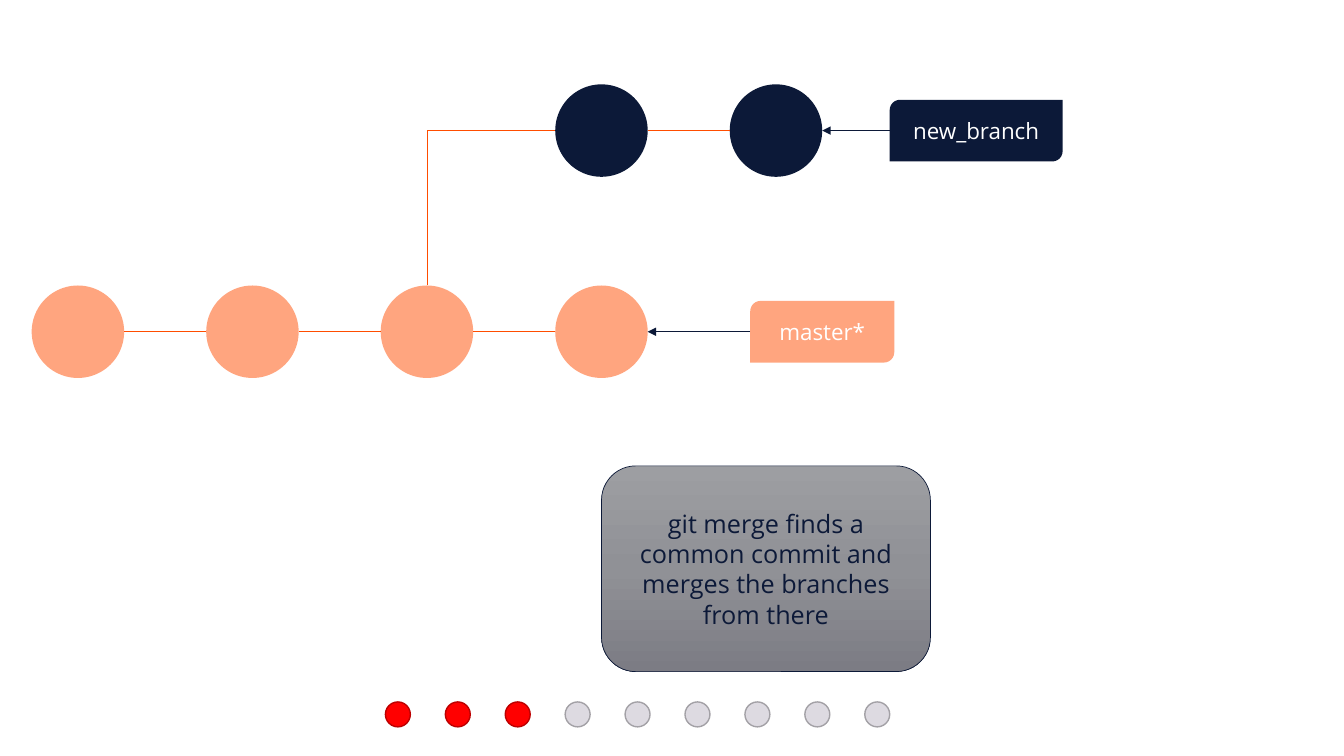
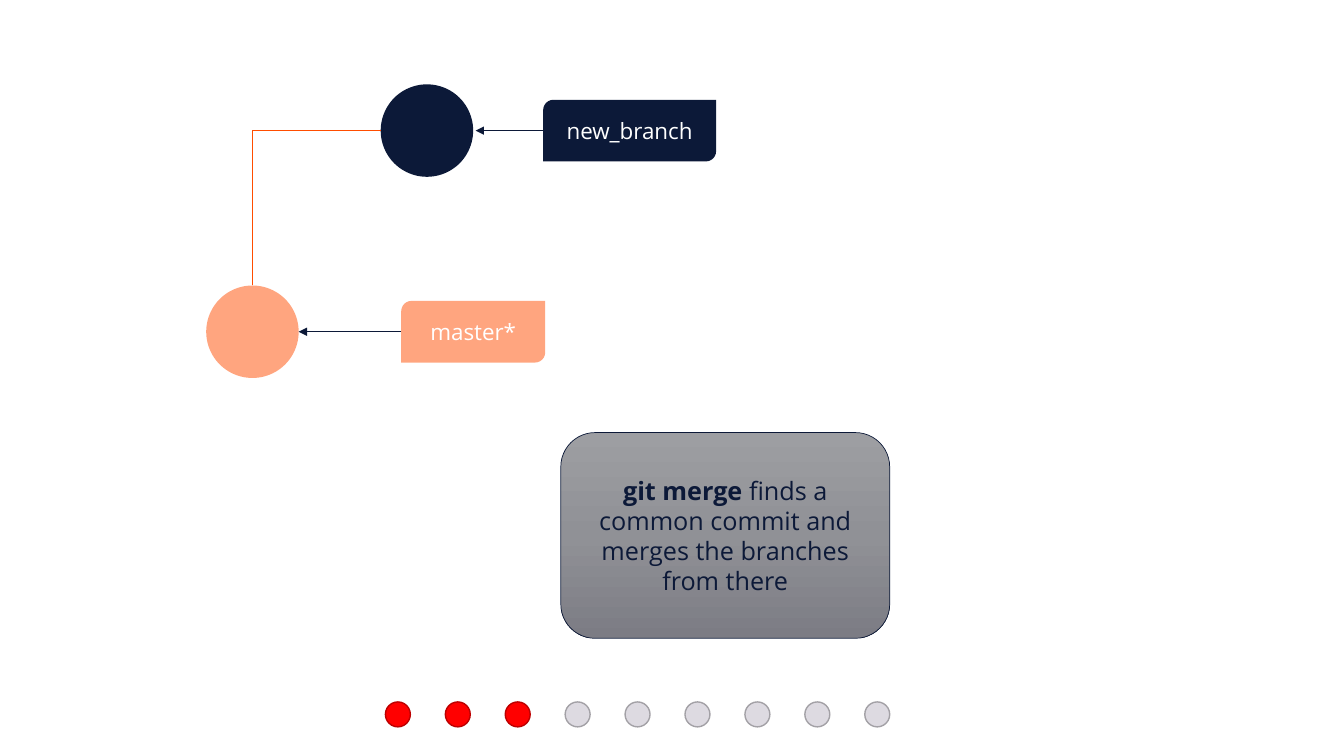
Before and after one commit to e815135/Shiny-App-Project, a slide deck: slide 46 of making basic workflow diagram.pptx. Drawn at 1344x756 pixels with LibreOffice and Linux fonts; fonts in the diff are those of the drawing. Boxes give left, top, right and bottom in pixels: in the first picture for what was removed or moved away, otherwise in the second. Text is boxed around its words. In the diff, an @@ line names an element or a change of style, - is before the commit and + after.

```diff
--- a/making basic workflow diagram.pptx
+++ b/making basic workflow diagram.pptx
@@ ellipse moved from (x1=556, y1=85, x2=648, y2=177) to (x1=381, y1=85, x2=474, y2=177) @@
@@ ellipse removed at (x1=730, y1=85, x2=823, y2=177) @@
@@ round diag rect "new_branch" moved from (x1=890, y1=100, x2=1064, y2=161) to (x1=543, y1=100, x2=717, y2=161) @@
@@ elbow line moved from (427, 285) - (556, 131) to (252, 285) - (381, 131) @@
@@ arrow moved from (890, 131) - (823, 131) to (543, 131) - (476, 131) @@
@@ line removed from (648, 131) to (730, 131) @@
@@ ellipse removed at (x1=31, y1=285, x2=124, y2=378) @@
@@ ellipse removed at (x1=381, y1=285, x2=474, y2=378) @@
@@ ellipse removed at (x1=556, y1=285, x2=648, y2=378) @@
@@ round diag rect "master*" moved from (x1=750, y1=301, x2=894, y2=363) to (x1=401, y1=301, x2=545, y2=363) @@
@@ line removed from (124, 332) to (207, 332) @@
@@ line moved from (298, 332) - (381, 332) to (401, 332) - (298, 332) @@
@@ line (401, 332) - (298, 332): line to arrow; stroke #FF4D00 0.5 pt to #0C1938 0.5 pt @@
@@ line removed from (473, 332) to (556, 332) @@
@@ arrow removed from (750, 332) to (648, 332) @@
@@ rounded rectangle "git merge finds a common ..." moved from (x1=602, y1=466, x2=931, y2=671) to (x1=561, y1=433, x2=889, y2=638) @@
@@ rounded rectangle "git merge finds a common ..." at (x1=561, y1=433, x2=889, y2=638): bold on in "git merge" @@
```
Also in this commit, not shown: 8 other slides changed, 10 slides added, 20 other files.
